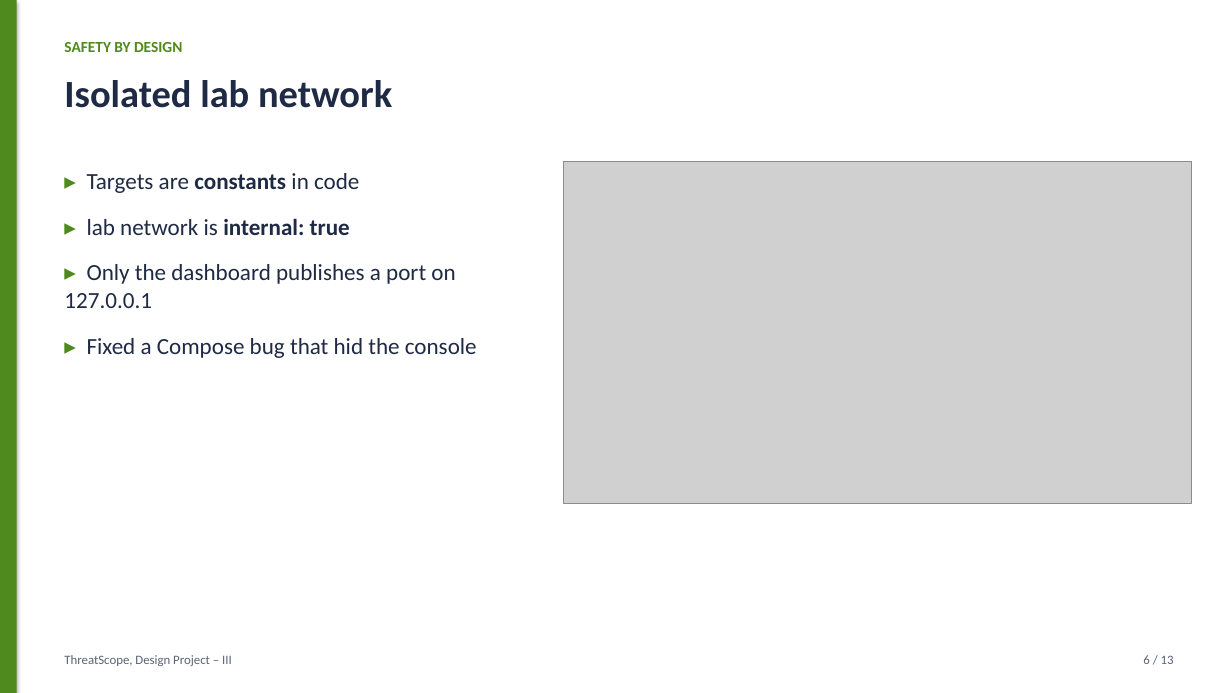
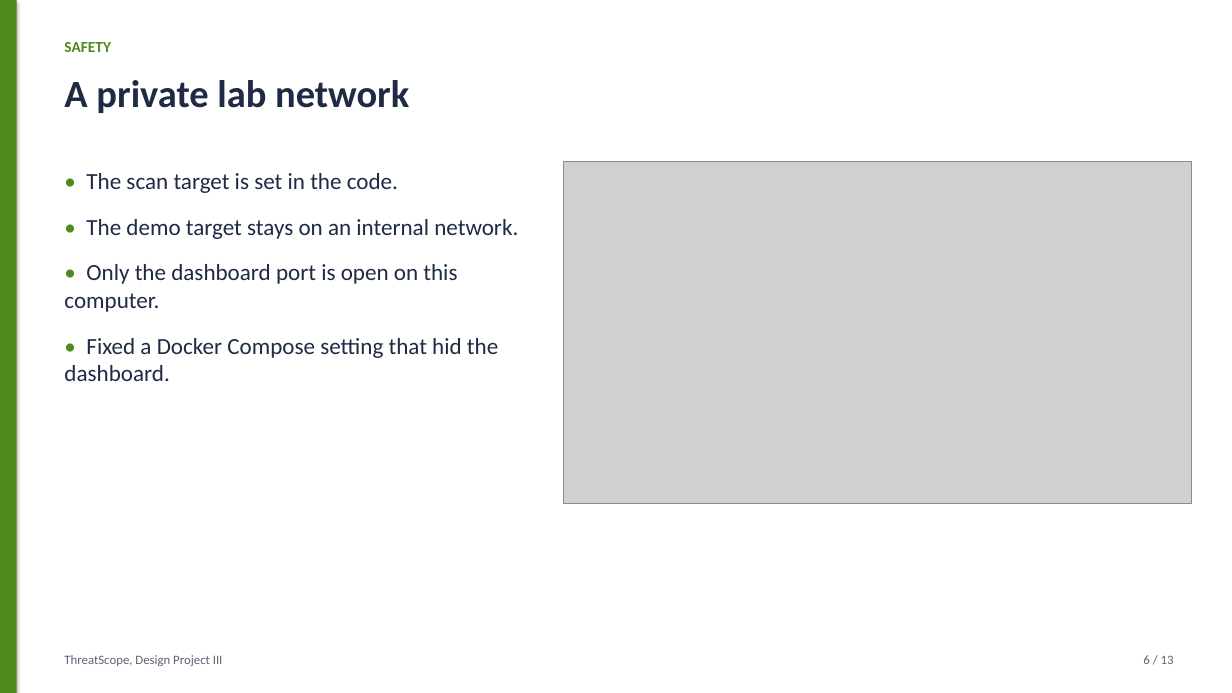
Before and after one commit to harshacreate/ThreatScope, a slide deck: slide 6 of report/ThreatScope_Presentation.pptx. Drawn at 1232x693 pixels with LibreOffice and Linux fonts; fonts in the diff are those of the drawing; grey boxes stand for pictures. Boxes give left, top, right and bottom in pixels: in the first picture for what was removed or moved away, otherwise in the second. Text is boxed around its words. In the diff, an @@ line names an element or a change of style, - is before the commit and + after.

```diff
--- a/report/ThreatScope_Presentation.pptx
+++ b/report/ThreatScope_Presentation.pptx
@@ text at box(64, 42, 111, 52): text changed @@
-SAFETY BY DESIGN
+SAFETY
@@ text at box(64, 80, 409, 113): text changed @@
-Isolated lab network
+A private lab network
@@ text at box(64, 173, 518, 381): text changed @@
-▸ Targets are constants in code
-▸ lab network is internal: true
-▸ Only the dashboard publishes a port on 127.0.0.1
-▸ Fixed a Compose bug that hid the console
+• The scan target is set in the code.
+• The demo target stays on an internal network.
+• Only the dashboard port is open on this computer.
+• Fixed a Docker Compose setting that hid the dashboard.
@@ text at box(64, 655, 223, 666): text changed @@
-ThreatScope, Design Project – III
+ThreatScope, Design Project III
```
Also in this commit, not shown: 12 other slides changed, 17 other files.
